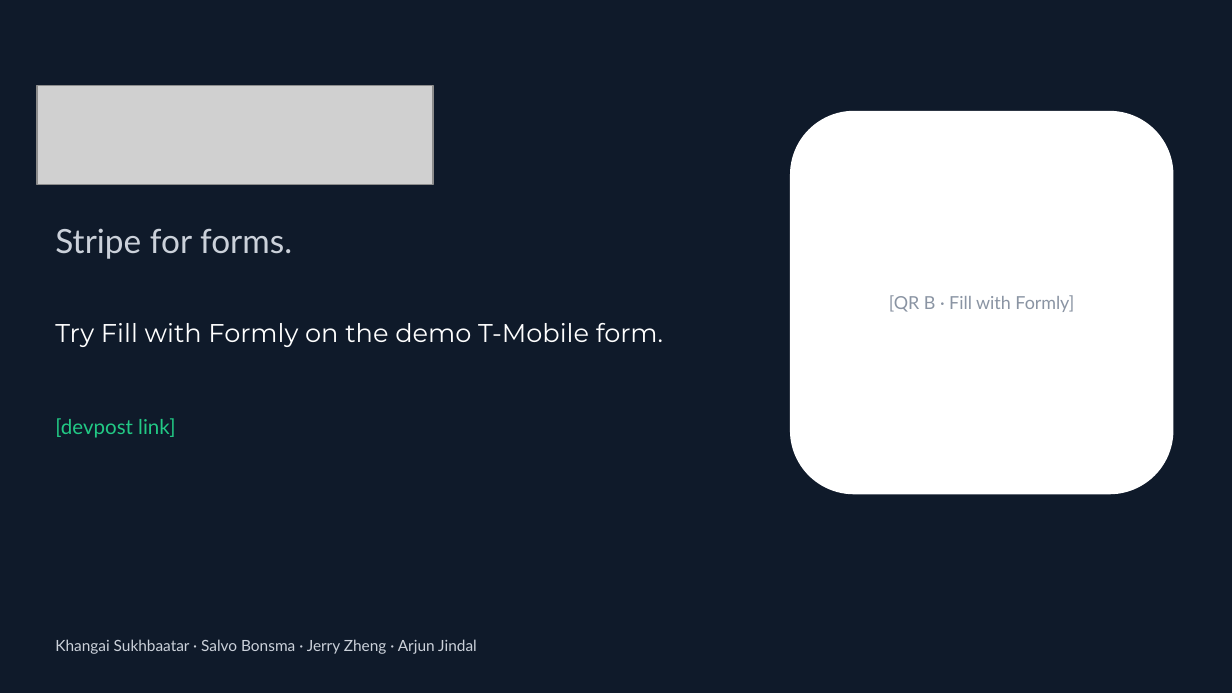
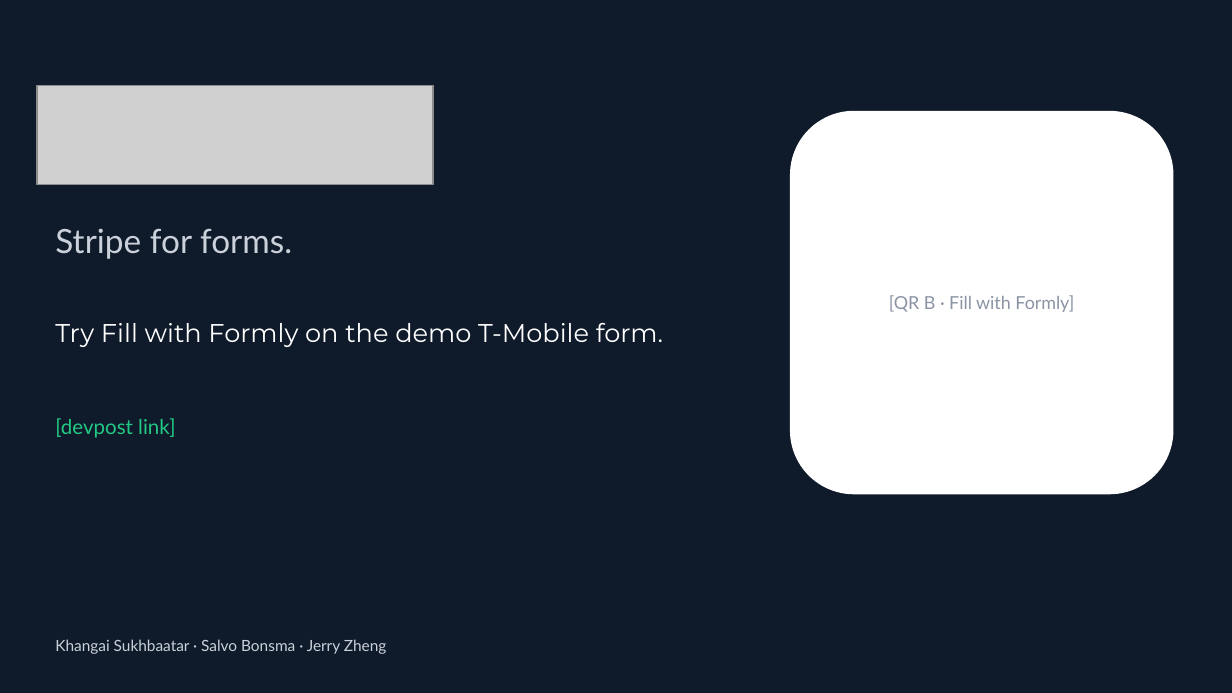
Before and after one commit to salvobonsma/DubHacks2026, a slide deck: slide 8 of deck/Formly-deck.pptx. Drawn at 1232x693 pixels with LibreOffice and Linux fonts; fonts in the diff are those of the drawing; grey boxes stand for pictures. Boxes give left, top, right and bottom in pixels: in the first picture for what was removed or moved away, otherwise in the second. Text is boxed around its words. In the diff, an @@ line names an element or a change of style, - is before the commit and + after.

```diff
--- a/deck/Formly-deck.pptx
+++ b/deck/Formly-deck.pptx
@@ text at box(55, 639, 387, 654): text changed @@
-Khangai Sukhbaatar · Salvo Bonsma · Jerry Zheng · Arjun Jindal
+Khangai Sukhbaatar · Salvo Bonsma · Jerry Zheng
```
Also in this commit, not shown: 3 other slides changed, 2 other files.
